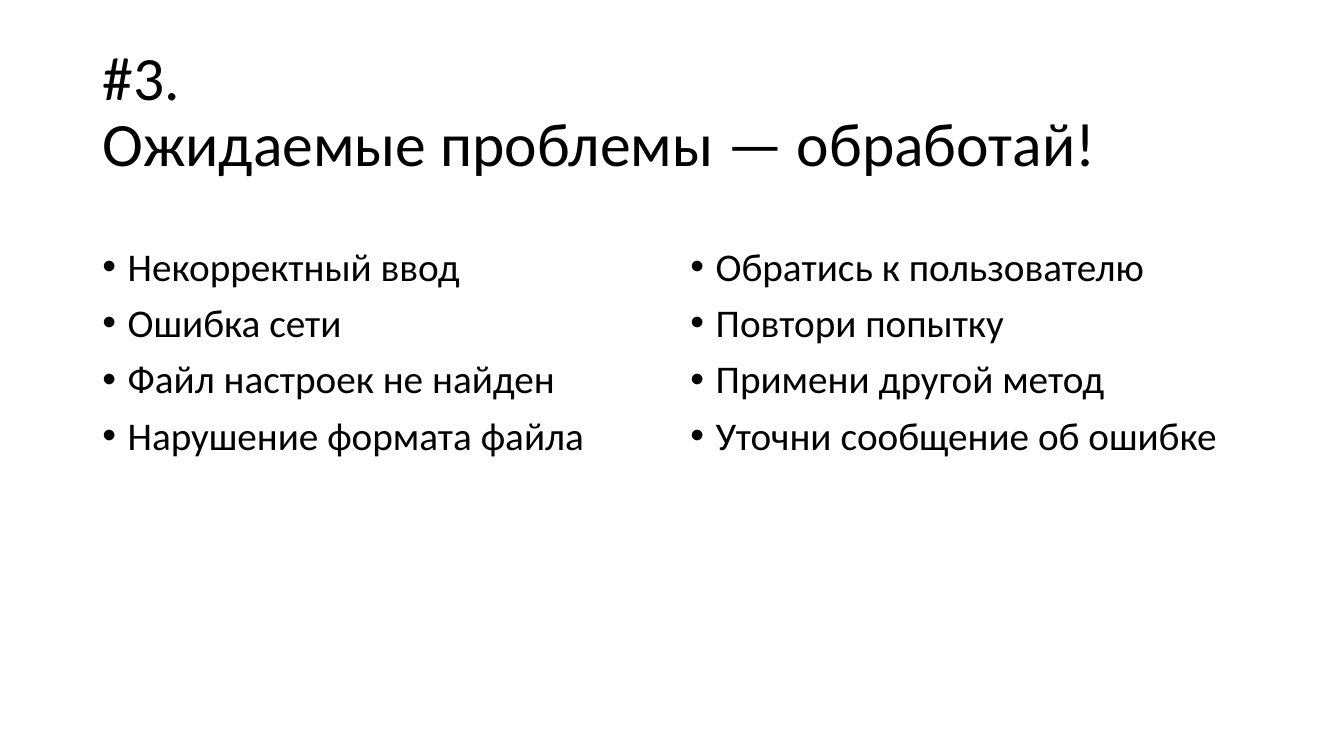
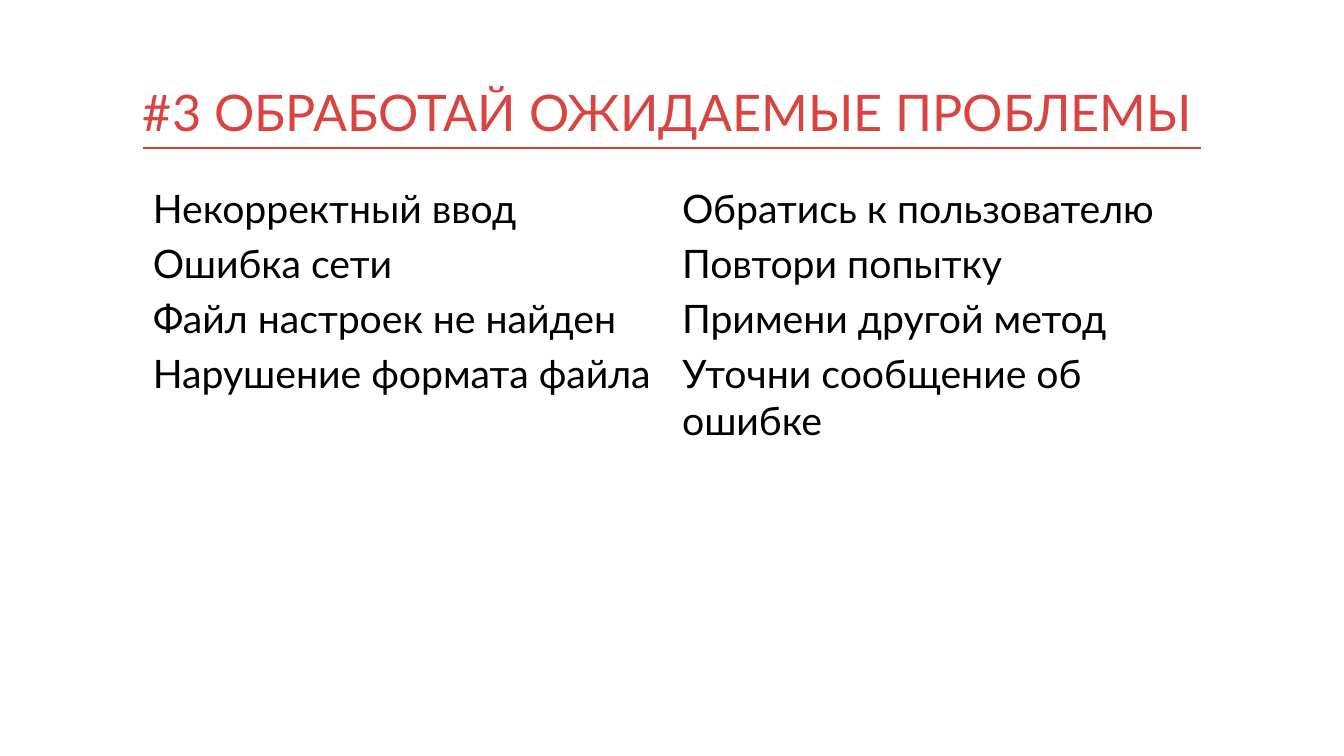
Before and after one commit to kontur-courses/exceptions, a slide deck: slide 10 of exceptions.pptx (slide 8 before the commit). Drawn at 1344x756 pixels with LibreOffice and Linux fonts; fonts in the diff are those of the drawing. Boxes give left, top, right and bottom in pixels: in the first picture for what was removed or moved away, otherwise in the second. Text is boxed around its words. In the diff, an @@ line names an element or a change of style, - is before the commit and + after.

```diff
--- a/exceptions.pptx
+++ b/exceptions.pptx
@@ title at bbox=[143, 87, 1193, 139]: text changed; size 44 to 36 pt; font Calibri to Lato; text colour #000000 to #D94440 @@
-#3.
-Ожидаемые проблемы — обработай!
+#3 ОБРАБОТАЙ ОЖИДАЕМЫЕ ПРОБЛЕМЫ
@@ title "#3 ОБРАБОТАЙ ОЖИДАЕМЫЕ ПРОБЛЕМЫ" at bbox=[143, 87, 1193, 139]: vertical alignment middle to bottom @@
@@ line added from (143, 148) to (1202, 148), #D83F3B 1 pt @@
@@ text "Некорректный ввод": place and size @@
-text "Некорректный ввод" at bbox=[128, 254, 584, 457]
+text "Некорректный ввод" at bbox=[153, 195, 651, 395]
@@ text "Некорректный ввод" at bbox=[153, 195, 651, 395]: font Calibri to Lato; bullet • to none; line spacing 0.9 to 1; less space between paragraphs @@
@@ text "Обратись к пользователю" at bbox=[682, 194, 1154, 436]: font Calibri to Lato; bullet • to none; line spacing 0.9 to 1; less space between paragraphs @@
@@ text "Обратись к пользователю": place and size @@
-text "Обратись к пользователю" at bbox=[716, 254, 1216, 457]
+text "Обратись к пользователю" at bbox=[682, 194, 1154, 436]
```
Also in this commit, not shown: 14 other slides changed, 9 slides added, 1 slide removed, 6 other files.
